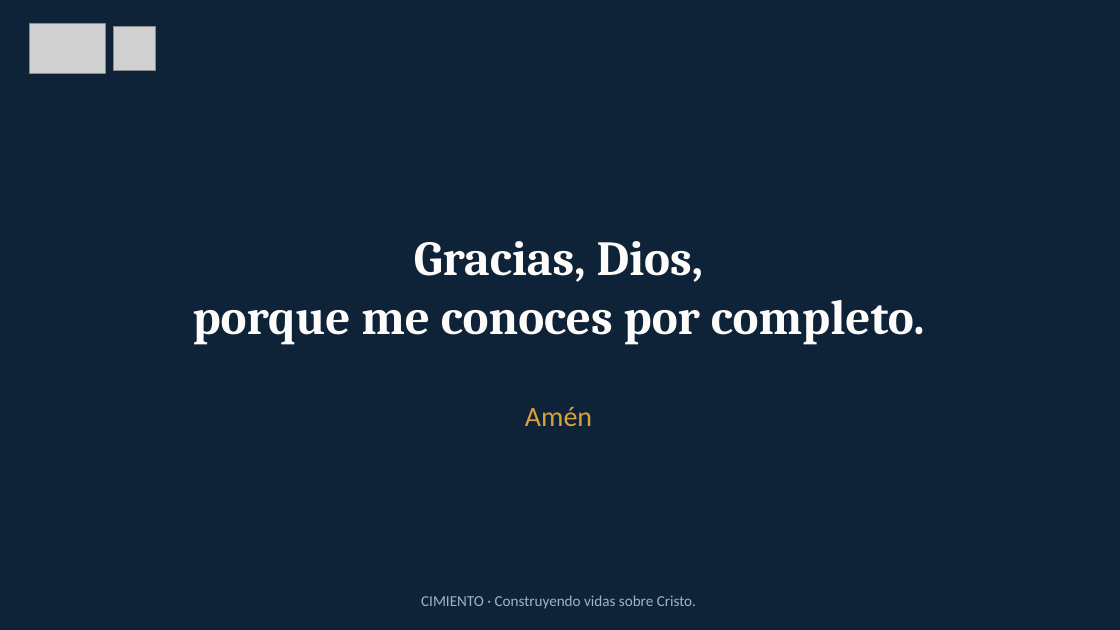
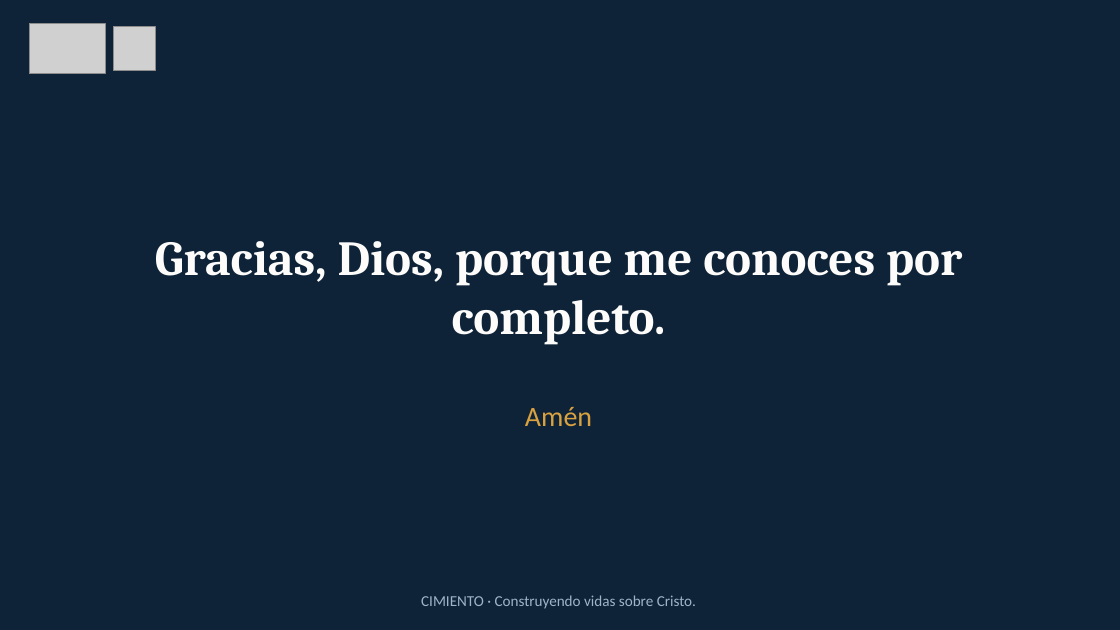
Before and after one commit to Anthonidrm/cimiento-bloque1, a slide deck: slide 9 of public/recursos-semana-3/presentacion-semana-3.pptx. Drawn at 1120x630 pixels with LibreOffice and Linux fonts; fonts in the diff are those of the drawing; grey boxes stand for pictures. Boxes give left, top, right and bottom in pixels: in the first picture for what was removed or moved away, otherwise in the second. Text is boxed around its words. In the diff, an @@ line names an element or a change of style, - is before the commit and + after.

```diff
--- a/public/recursos-semana-3/presentacion-semana-3.pptx
+++ b/public/recursos-semana-3/presentacion-semana-3.pptx
@@ text at bbox=[155, 241, 962, 345]: text changed @@
-Gracias, Dios,
-porque me conoces por completo.
+Gracias, Dios, porque me conoces por completo.
```
Also in this commit, not shown: 4 other slides changed, 50 other files.
